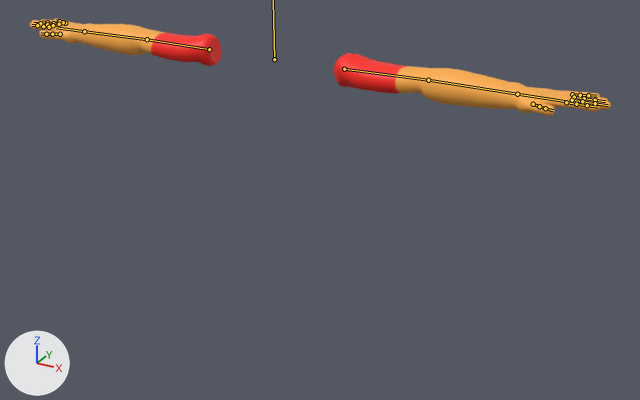
The FBX model Assets/BlendFiles/FBX/high_poly_arms_anim.fbx: old version first, new version second.
Before and after are seen from a camera (50 mm lens) standing at (3.02, -4.87, 2.96) and looking at (0.53, -0.35, 0.7). The lights are fixed; the arrows at lower left show +X, +Y and +Z. The bones that bend it are drawn over the model as lines.

In view in the first picture: 'Player Model'.
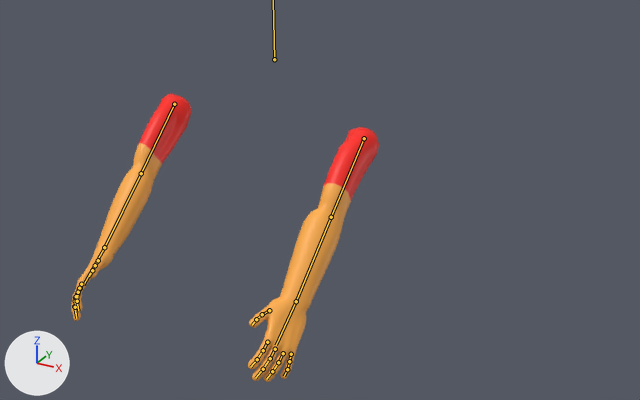
The newer file adds an action. The first version stands in its rest pose; the second is drawn at frame 1 of the action 'Dunk'.

Where the change shows, as pixel boxes (x1, y1, x2, y2) in the pictures (640 x 400 px):
'Player Model', posed (47% narrower, 192% taller): before (30, 18, 611, 116); after (71, 94, 379, 382)
bone 'Bicep.L', root to tip: before (344, 69) to (428, 80); after (364, 138) to (331, 217)
bone 'Forearm.L', root to tip: before (428, 80) to (517, 94); after (331, 217) to (296, 301)
bone 'Palm.L', root to tip: before (517, 94) to (566, 101); after (296, 301) to (276, 345)
bone 'Pinky.L', root to tip: before (572, 94) to (580, 95); after (291, 354) to (289, 361)
bone 'Pinky3.L', root to tip: before (588, 95) to (597, 96); after (287, 369) to (284, 376)
bone 'Ring.L', root to tip: before (574, 97) to (584, 98); after (283, 353) to (278, 362)
bone 'Ring2.L', root to tip: before (584, 98) to (595, 100); after (278, 362) to (272, 371)
bone 'Ring3.L', root to tip: before (595, 100) to (605, 101); after (272, 371) to (266, 379)
bone 'Middle.L', root to tip: before (572, 100) to (582, 101); after (275, 349) to (270, 358)
bone 'Middle2.L', root to tip: before (582, 101) to (595, 103); after (270, 358) to (263, 369)
bone 'Middle3.L', root to tip: before (595, 103) to (608, 105); after (263, 369) to (255, 378)
bone 'Point.L', root to tip: before (566, 102) to (576, 104); after (267, 342) to (263, 350)
bone 'Point2.L', root to tip: before (576, 104) to (587, 105); after (263, 350) to (257, 359)
bone 'Point3.L', root to tip: before (587, 105) to (598, 107); after (257, 359) to (250, 367)
bone 'Bicep.R', root to tip: before (209, 49) to (147, 39); after (174, 104) to (141, 173)
bone 'Forearm.R', root to tip: before (147, 39) to (84, 31); after (141, 173) to (104, 247)
bone 'Palm.R', root to tip: before (84, 31) to (56, 27); after (104, 247) to (83, 285)
bone 'Pinky.R', root to tip: before (65, 23) to (63, 22); after (80, 288) to (77, 294)
bone 'Pinky3.R', root to tip: before (59, 21) to (56, 20); after (75, 301) to (76, 308)
bone 'Ring.R', root to tip: before (59, 24) to (53, 23); after (79, 289) to (75, 297)
bone 'Ring2.R', root to tip: before (53, 23) to (47, 22); after (75, 297) to (74, 306)
bone 'Ring3.R', root to tip: before (47, 22) to (42, 21); after (74, 306) to (76, 315)
bone 'Middle.R', root to tip: before (53, 25) to (47, 24); after (79, 288) to (76, 296)
bone 'Middle2.R', root to tip: before (47, 24) to (40, 23); after (76, 296) to (75, 307)
bone 'Middle3.R', root to tip: before (40, 23) to (33, 23); after (75, 307) to (76, 318)
bone 'Point.R', root to tip: before (49, 27) to (43, 26); after (81, 284) to (78, 292)
bone 'Point2.R', root to tip: before (43, 26) to (37, 25); after (78, 292) to (77, 301)
bone 'Point3.R', root to tip: before (37, 25) to (31, 25); after (77, 301) to (78, 310)

What the commit changed:
Bone 'Bicep.L' (bone_bicep_l) moves from (0.0, 0.0, 0.0) to (1.31, 0.72, 0.54).
Bone 'Bicep.L' (bone_bicep_l) turns from (0, 0, 0) to (48, 3, -91) degrees about its own x, y and z.
Bone 'Forearm.L' (bone_forearm_l) turns from (0, 0, 0) to (-7, 39, -4) degrees about its own x, y and z.
Bone 'Palm.L' (bone_palm_l) turns from (0, 0, 0) to (6, 0, 3) degrees about its own x, y and z.
Bone 'Pinky.L' (bone_pinky_l) turns from (0, 0, 0) to (0, 0, -8) degrees about its own x, y and z.
Bone 'Pinky3.L' (bone_pinky3_l) turns from (0, 0, 0) to (0, 0, -30) degrees about its own x, y and z.
Bone 'Ring.L' (bone_ring_l) turns from (0, 0, 0) to (0, 0, -8) degrees about its own x, y and z.
Bone 'Ring2.L' (bone_ring2_l) turns from (0, 0, 0) to (0, 0, -14) degrees about its own x, y and z.
Bone 'Ring3.L' (bone_ring3_l) turns from (0, 0, 0) to (0, 0, -16) degrees about its own x, y and z.
Bone 'Middle.L' (bone_middle_l) turns from (0, 0, 0) to (0, 0, -8) degrees about its own x, y and z.
Bone 'Middle2.L' (bone_middle2_l) turns from (0, 0, 0) to (0, 0, -14) degrees about its own x, y and z.
Bone 'Middle3.L' (bone_middle3_l) turns from (0, 0, 0) to (0, 0, -16) degrees about its own x, y and z.
Bone 'Point.L' (bone_point_l) turns from (0, 0, 0) to (0, 0, -8) degrees about its own x, y and z.
Bone 'Point2.L' (bone_point2_l) turns from (0, 0, 0) to (0, 0, -14) degrees about its own x, y and z.
Bone 'Point3.L' (bone_point3_l) turns from (0, 0, 0) to (0, 0, -16) degrees about its own x, y and z.
Bone 'Bicep.R' (bone_bicep_r) moves from (0.0, 0.0, 0.0) to (-1.31, 0.72, 0.54).
Bone 'Bicep.R' (bone_bicep_r) turns from (0, 0, 0) to (48, -3, 91) degrees about its own x, y and z.
Bone 'Forearm.R' (bone_forearm_r) turns from (0, 0, 0) to (-7, -39, 4) degrees about its own x, y and z.
Bone 'Palm.R' (bone_palm_r) turns from (0, 0, 0) to (6, 0, -3) degrees about its own x, y and z.
Bone 'Pinky.R' (bone_pinky_r) turns from (0, 0, 0) to (0, 0, 8) degrees about its own x, y and z.
Bone 'Pinky3.R' (bone_pinky3_r) turns from (0, 0, 0) to (0, 0, 30) degrees about its own x, y and z.
Bone 'Ring.R' (bone_ring_r) turns from (0, 0, 0) to (0, 0, 8) degrees about its own x, y and z.
Bone 'Ring2.R' (bone_ring2_r) turns from (0, 0, 0) to (0, 0, 14) degrees about its own x, y and z.
Bone 'Ring3.R' (bone_ring3_r) turns from (0, 0, 0) to (0, 0, 16) degrees about its own x, y and z.
Bone 'Middle.R' (bone_middle_r) turns from (0, 0, 0) to (0, 0, 8) degrees about its own x, y and z.
Bone 'Middle2.R' (bone_middle2_r) turns from (0, 0, 0) to (0, 0, 14) degrees about its own x, y and z.
Bone 'Middle3.R' (bone_middle3_r) turns from (0, 0, 0) to (0, 0, 16) degrees about its own x, y and z.
Bone 'Point.R' (bone_point_r) turns from (0, 0, 0) to (0, 0, 8) degrees about its own x, y and z.
Bone 'Point2.R' (bone_point2_r) turns from (0, 0, 0) to (0, 0, 14) degrees about its own x, y and z.
Bone 'Point3.R' (bone_point3_r) turns from (0, 0, 0) to (0, 0, 16) degrees about its own x, y and z.
